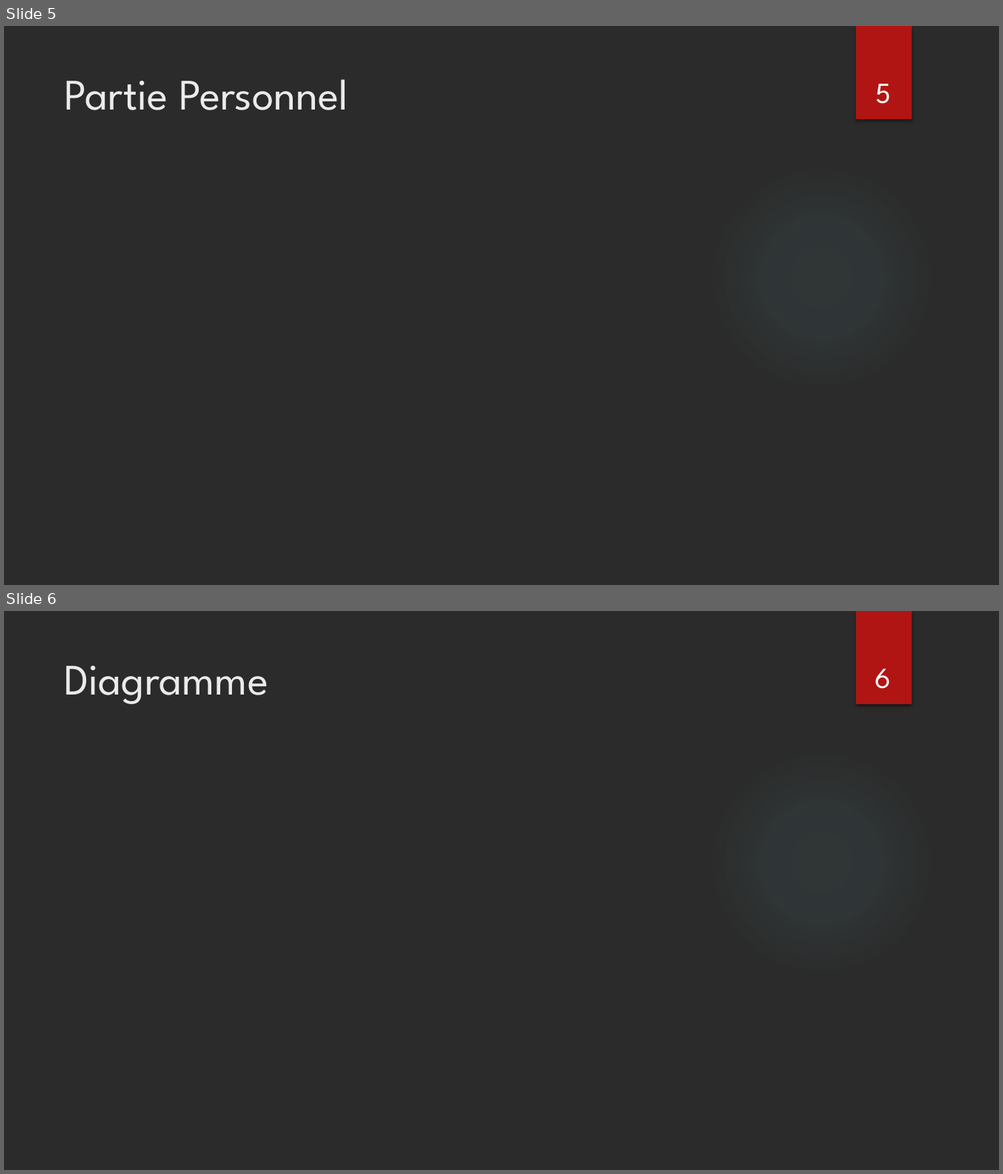
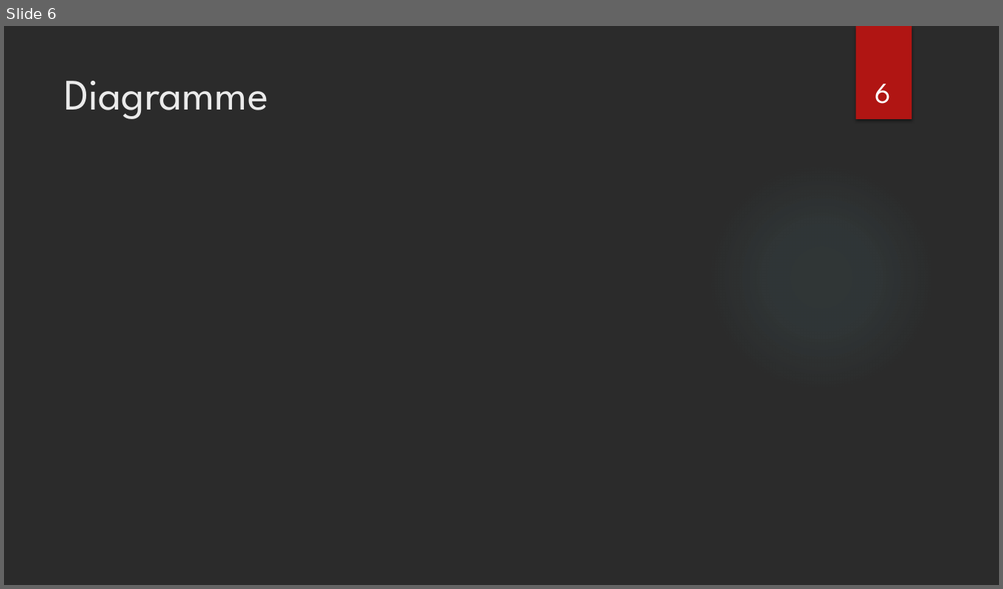
Before and after one commit to lucasminaud/projet_sfl5_serre_automatique, a slide deck: Partie personnelle Lucas MINAUD/revue/Projet SFL5 revue 2.pptx. Shown one above the other, each under a label of ours: slides 5 and 6 before the commit, slide 6 after it. The pictures are 1003x1174 and 1003x589 pixels, drawn with LibreOffice and Linux fonts; fonts in the diff are those of the drawing; background and template pictures are left out; a plain dark background stands for a picture behind light text. Boxes give left, top, right and bottom in pixels: in the first picture for what was removed or moved away, otherwise in the second. Text is boxed around its words. In the diff, an @@ line names an element or a change of style, - is before the commit and + after.

```diff
--- a/Partie personnelle Lucas MINAUD/revue/Projet SFL5 revue 2.pptx
+++ b/Partie personnelle Lucas MINAUD/revue/Projet SFL5 revue 2.pptx
@@ slide 5 removed at [4,26,999,585], background picture (left out); not listed: 2 template elements that a slide beside it also shows @@
@@ title removed at [64,79,347,110] @@
-Partie Personnel
@@ page number removed at [875,84,891,104] @@
-5
```
Also in this commit, not shown: 3 slides changed, 2 slides added, 1 other slide removed, 1 other file.
